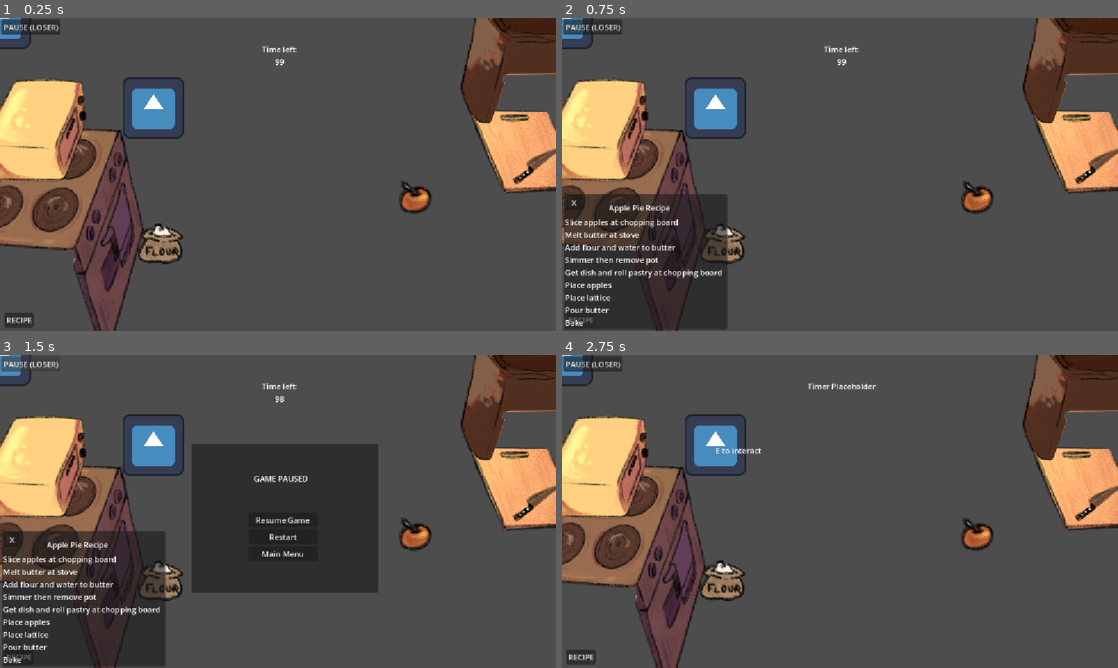
Above: before the commit, frames 1-4 (two rows, left to right).
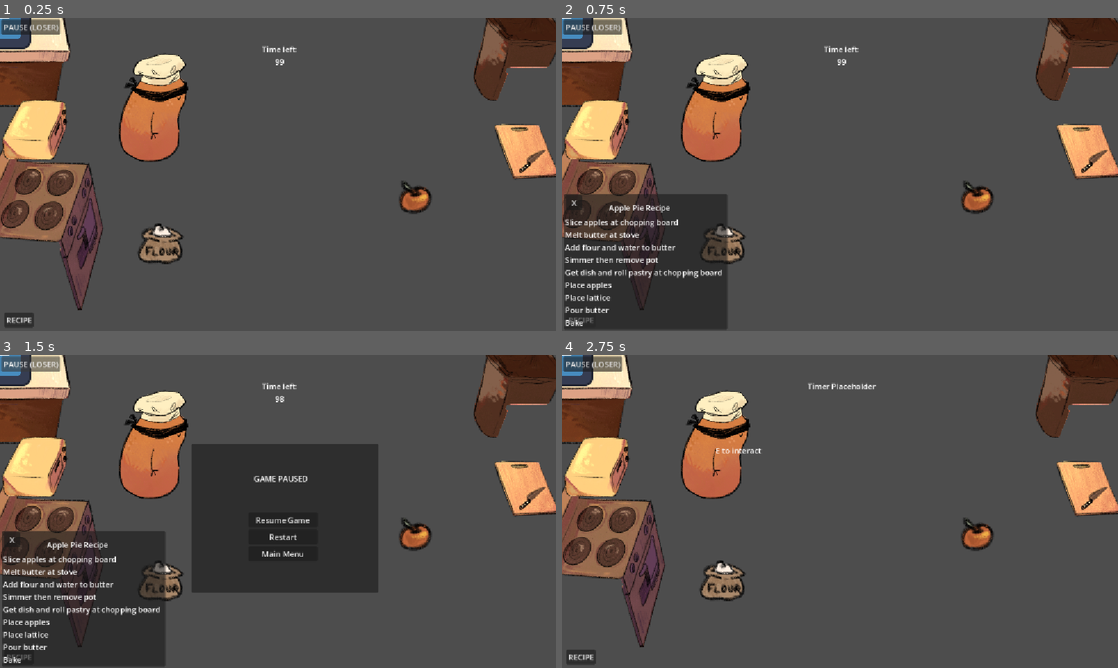
Above: after the commit, the same moments.

Repository: tszyana/SenselessChefs
Game: Godot game, scene res://scenes/kitchen.tscn
Same seed, same stepped clock (60 frames per second), same inputs: the game is played once before the commit and once after it. This scene is started directly instead of the project's main scene. The engine's default icon, where the game draws it, is replaced by a stand-in: a white triangle on a blue panel in a dark square.
Inputs:
- Up to frame 1 (0.25 s): no input
- Up to frame 2 (0.75 s): click "RECIPE" at 0.5 s
- Up to frame 3 (1.5 s): click "PAUSE (LOSER)" at 1.25 s
- Up to frame 4 (2.75 s): click "Restart" at 2 s

The runs differ from the first frame. In frame 1, 19% of the frame differs, in the area x 0-100%, y 0-100%; in frame 2, 15%; in frame 3, 15%; in frame 4, 19%.

Commit message:
I wanna pull

Diff:
--- a/project.godot
+++ b/project.godot
@@ -99,11 +99,6 @@
 "events": [Object(InputEventKey,"resource_local_to_scene":false,"resource_name":"","device":-1,"window_id":0,"alt_press …(191 unchanged characters)…
 ]
 }
-neutral={
-"deadzone": 0.2,
-"events": [Object(InputEventKey,"resource_local_to_scene":false,"resource_name":"","device":-1,"window_id":0,"alt_pressed":false,"shift_pressed":false,"ctrl_pressed":false,"meta_pressed":false,"pressed":false,"keycode":0,"physical_keycode":56,"key_label":0,"unicode":56,"location":0,"echo":false,"script":null)
-]
-}
 
 [layer_names]
 
--- a/scenes/Interactables/chopping_board.tscn
+++ b/scenes/Interactables/chopping_board.tscn
@@ -13,6 +13,7 @@
 script = ExtResource("1_1wcpl")
 
 [node name="Sprite2D" type="Sprite2D" parent="." unique_id=711941699]
+scale = Vector2(0.5808511, 0.66574585)
 texture = ExtResource("2_uftcw")
 
 [node name="Area2D" type="Area2D" parent="." unique_id=1378833656]
--- a/scenes/Interactables/oven.tscn
+++ b/scenes/Interactables/oven.tscn
@@ -13,6 +13,7 @@
 script = ExtResource("1_mlgeb")
 
 [node name="Sprite2D" type="Sprite2D" parent="." unique_id=1558577367]
+scale = Vector2(0.6330275, 0.5895349)
 texture = ExtResource("2_mlgeb")
 
 [node name="Area2D" type="Area2D" parent="." unique_id=1622280451]
--- a/scenes/Interactables/stove.tscn
+++ b/scenes/Interactables/stove.tscn
@@ -5,19 +5,22 @@
 [ext_resource type="Texture2D" uid="uid://bl1mu7frshdn5" path="res://scenes/Images/Kitchen/Stove.png" id="2_oyirk"]
 
 [sub_resource type="RectangleShape2D" id="RectangleShape2D_25ren"]
-size = Vector2(201.25, 176.5)
+size = Vector2(236.625, 296)
 
 [sub_resource type="CircleShape2D" id="CircleShape2D_0wdwo"]
+radius = 12.873578
 
 [node name="Stove" type="Node2D" unique_id=1013248238]
 script = ExtResource("1_t2o1f")
 
 [node name="Sprite2D" type="Sprite2D" parent="." unique_id=1733365652]
+scale = Vector2(0.6148649, 0.65298504)
 texture = ExtResource("2_oyirk")
 
 [node name="Area2D" type="Area2D" parent="." unique_id=292740010]
 
 [node name="StoveCollision" type="CollisionShape2D" parent="Area2D" unique_id=935495750]
+position = Vector2(17.6875, 13)
 shape = SubResource("RectangleShape2D_25ren")
 
 [node name="Interactable" parent="." unique_id=630558511 instance=ExtResource("1_eirmq")]
--- a/scenes/Interactables/trash_can.tscn
+++ b/scenes/Interactables/trash_can.tscn
@@ -14,6 +14,7 @@
 script = ExtResource("1_5w0rd")
 
 [node name="Sprite2D" type="Sprite2D" parent="." unique_id=312497366]
+scale = Vector2(0.78174603, 0.6734694)
 texture = ExtResource("2_a6ngj")
 
 [node name="Area2D" type="Area2D" parent="." unique_id=2020991871]
--- a/scenes/Player/player_blind.tscn
+++ b/scenes/Player/player_blind.tscn
@@ -1,7 +1,7 @@
 [gd_scene format=3 uid="uid://bn2k5w2cgyjes"]
 
 [ext_resource type="Script" uid="uid://cj52ugtxgj3r5" path="res://scripts/player_blind.gd" id="1_gsrh2"]
-[ext_resource type="Texture2D" uid="uid://cq05kg8a0kkrb" path="res://icon.svg" id="1_vcg84"]
+[ext_resource type="Texture2D" uid="uid://dgoqlueoir064" path="res://scenes/Images/Kitchen/Blind potato.png" id="2_dbby7"]
 [ext_resource type="PackedScene" uid="uid://b6wyyexfj4133" path="res://scenes/Interactables/interacting_component.tscn" id="3_sfju2"]
 
 [sub_resource type="CircleShape2D" id="CircleShape2D_0wdwo"]
@@ -13,7 +13,8 @@
 script = ExtResource("1_gsrh2")
 
 [node name="Sprite2D" type="Sprite2D" parent="." unique_id=1505591876]
-texture = ExtResource("1_vcg84")
+scale = Vector2(0.5989796, 0.59067357)
+texture = ExtResource("2_dbby7")
 
 [node name="VisionArea" type="Area2D" parent="." unique_id=915287116]
 
--- a/scenes/Player/player_deaf.tscn
+++ b/scenes/Player/player_deaf.tscn
@@ -1,7 +1,7 @@
 [gd_scene format=3 uid="uid://de2ugp7o5yyaa"]
 
-[ext_resource type="Texture2D" uid="uid://cq05kg8a0kkrb" path="res://icon.svg" id="1_108kv"]
 [ext_resource type="Script" uid="uid://bn102hmfj1avg" path="res://scripts/player_deaf.gd" id="1_xrjhm"]
+[ext_resource type="Texture2D" uid="uid://ckr33jlxamhqh" path="res://scenes/Images/Kitchen/Deaf potato.png" id="2_d5da6"]
 
 [sub_resource type="RectangleShape2D" id="RectangleShape2D_xrjhm"]
 
@@ -9,7 +9,8 @@
 script = ExtResource("1_xrjhm")
 
 [node name="Sprite2D" type="Sprite2D" parent="." unique_id=1505591876]
-texture = ExtResource("1_108kv")
+scale = Vector2(0.5, 0.5)
+texture = ExtResource("2_d5da6")
 
 [node name="CollisionShape2D" type="CollisionShape2D" parent="." unique_id=965082416]
 scale = Vector2(6.0400004, 6.2799993)
--- a/scenes/Player/player_mute.tscn
+++ b/scenes/Player/player_mute.tscn
@@ -1,7 +1,7 @@
 [gd_scene format=3 uid="uid://bkrucl6g84xoa"]
 
 [ext_resource type="Script" uid="uid://bkmkatvx4bi6o" path="res://scripts/player_mute.gd" id="1_oafx3"]
-[ext_resource type="Texture2D" uid="uid://cq05kg8a0kkrb" path="res://icon.svg" id="1_y173q"]
+[ext_resource type="Texture2D" uid="uid://1kfv0hdb45p" path="res://scenes/Images/Kitchen/Mute potato.png" id="2_2xtqj"]
 
 [sub_resource type="RectangleShape2D" id="RectangleShape2D_0wdwo"]
 
@@ -9,7 +9,8 @@
 script = ExtResource("1_oafx3")
 
 [node name="Sprite2D" type="Sprite2D" parent="." unique_id=1505591876]
-texture = ExtResource("1_y173q")
+scale = Vector2(0.5, 0.5)
+texture = ExtResource("2_2xtqj")
 
 [node name="CollisionShape2D" type="CollisionShape2D" parent="." unique_id=1744599076]
 scale = Vector2(6.0400004, 6.2799993)
--- a/scenes/counter.tscn
+++ b/scenes/counter.tscn
@@ -1,14 +1,19 @@
 [gd_scene format=3 uid="uid://dmd8rymf6026l"]
 
+[ext_resource type="Texture2D" uid="uid://ncn8l0ep6pxm" path="res://scenes/Images/Kitchen/Kitchen island.png" id="1_sc7mx"]
+
 [sub_resource type="RectangleShape2D" id="RectangleShape2D_vqp8a"]
-size = Vector2(244.25, 338.75)
+size = Vector2(352, 418)
 
 [node name="Counter" type="Node2D" unique_id=785632966]
 
 [node name="Sprite2D" type="Sprite2D" parent="." unique_id=405243074]
+position = Vector2(0, -3)
+scale = Vector2(0.6448801, 0.64726037)
+texture = ExtResource("1_sc7mx")
 
 [node name="Area2D" type="Area2D" parent="." unique_id=346445928]
 
 [node name="CounterCollision" type="CollisionShape2D" parent="Area2D" unique_id=1881610426]
-position = Vector2(580, 323)
+position = Vector2(1, -2)
 shape = SubResource("RectangleShape2D_vqp8a")
